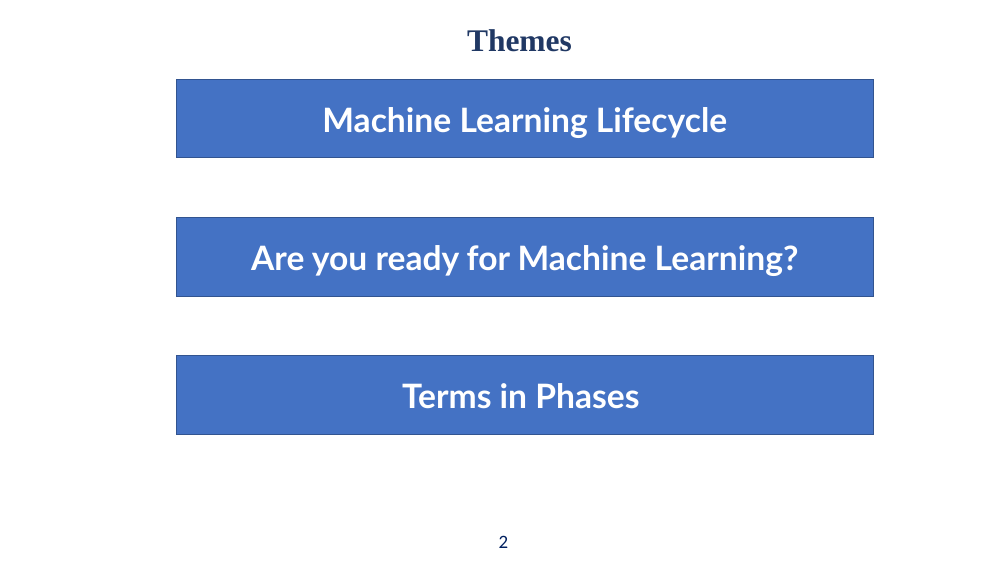
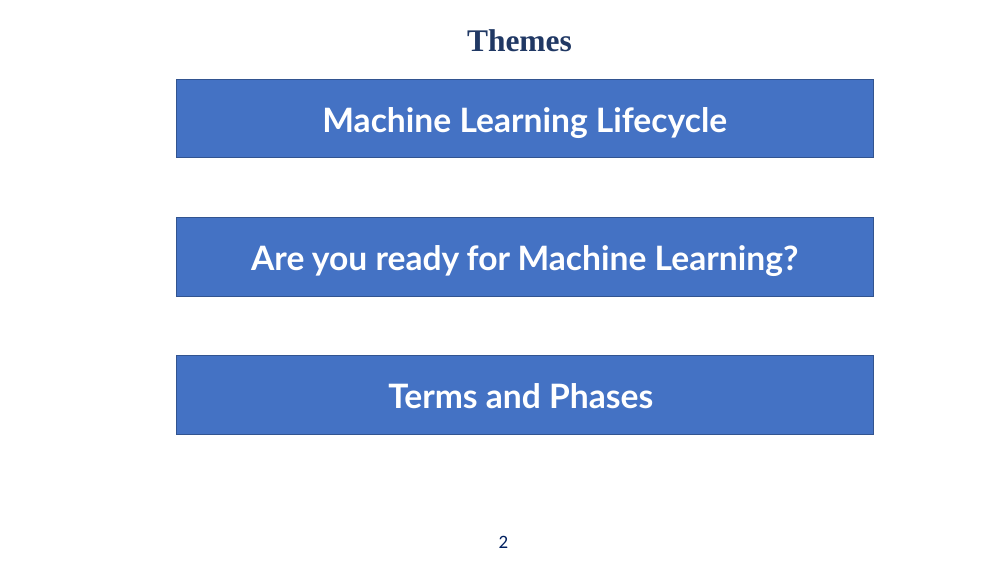
Before and after one commit to UVADS/DS-3001, a slide deck: slide 2 of 05_ml_bootcamp/machine_learning_bootcamp.pptx. Drawn at 1008x567 pixels with LibreOffice and Linux fonts; fonts in the diff are those of the drawing. Boxes give left, top, right and bottom in pixels: in the first picture for what was removed or moved away, otherwise in the second. Text is boxed around its words. In the diff, an @@ line names an element or a change of style, - is before the commit and + after.

```diff
--- a/05_ml_bootcamp/machine_learning_bootcamp.pptx
+++ b/05_ml_bootcamp/machine_learning_bootcamp.pptx
@@ text in rectangle at (388,383,653,409): text changed @@
-Terms in Phases
+Terms and Phases
```
Also in this commit, not shown: 9 other slides changed, 5 slides added, 1 slide removed.
